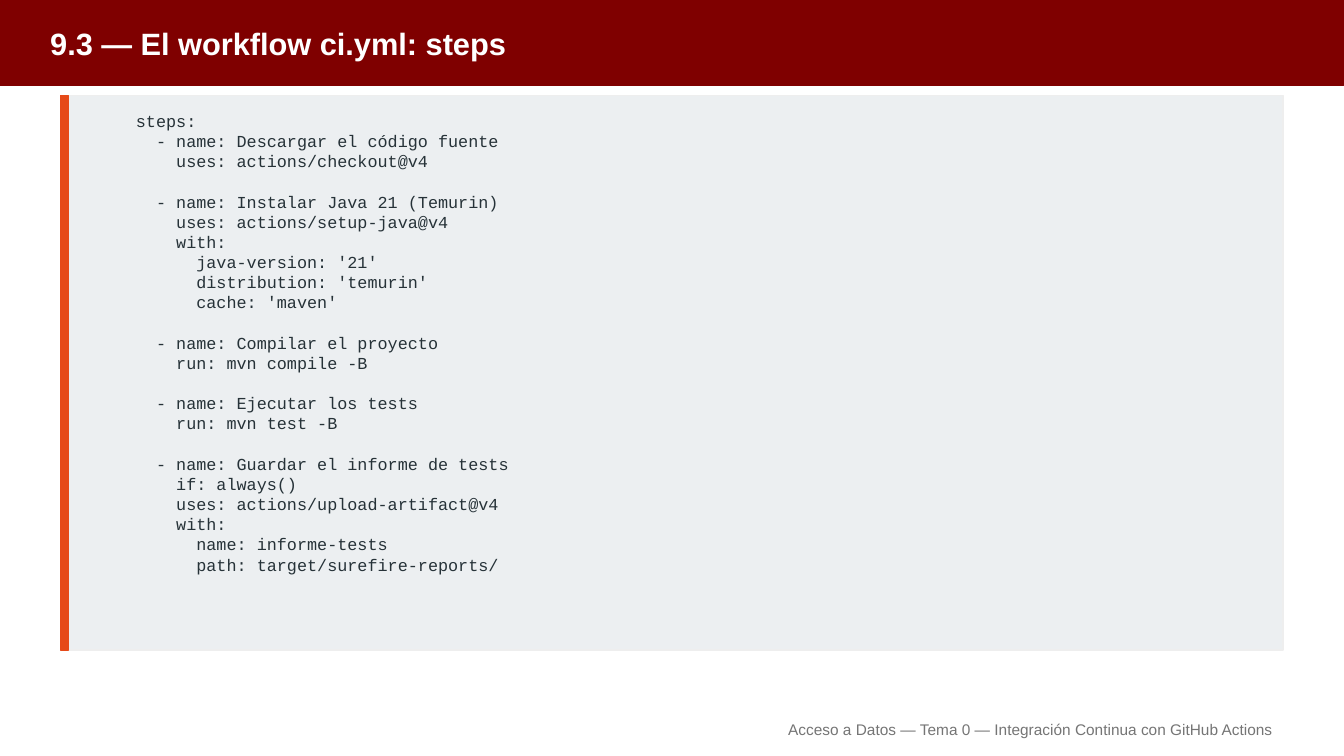
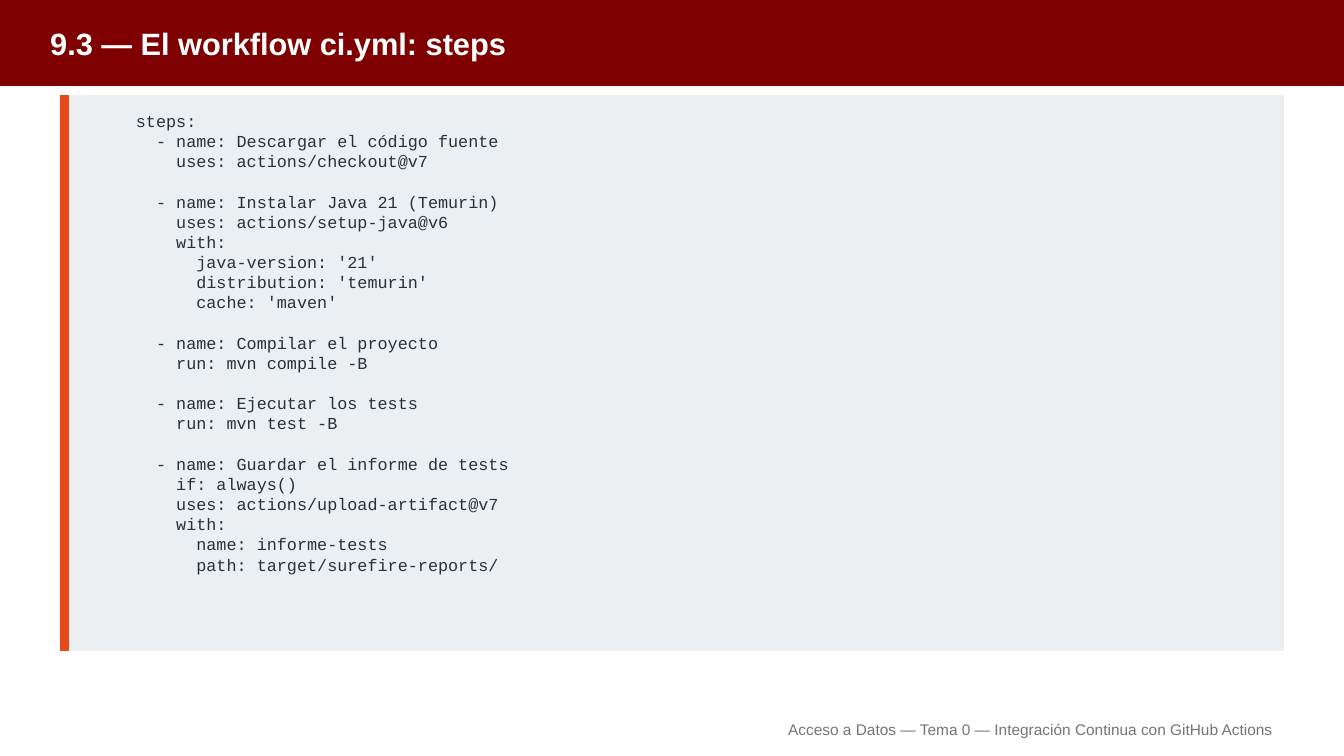
Before and after one commit to aitorventura/acceso-a-datos, a slide deck: slide 9 of docs/tema0/diapositivas/github-actions.pptx. Drawn at 1344x756 pixels with LibreOffice and Linux fonts; fonts in the diff are those of the drawing. Boxes give left, top, right and bottom in pixels: in the first picture for what was removed or moved away, otherwise in the second. Text is boxed around its words. In the diff, an @@ line names an element or a change of style, - is before the commit and + after.

Commit message:
actualizado actions a 2026

```diff
--- a/docs/tema0/diapositivas/github-actions.pptx
+++ b/docs/tema0/diapositivas/github-actions.pptx
@@ text at [176, 155, 428, 170]: text changed @@
-uses: actions/checkout@v4
+uses: actions/checkout@v7
@@ text at [176, 216, 449, 232]: text changed @@
-uses: actions/setup-java@v4
+uses: actions/setup-java@v6
@@ text at [176, 498, 499, 514]: text changed @@
-uses: actions/upload-artifact@v4
+uses: actions/upload-artifact@v7
```
Also in this commit, not shown: 2 other slides changed, 4 other files.
